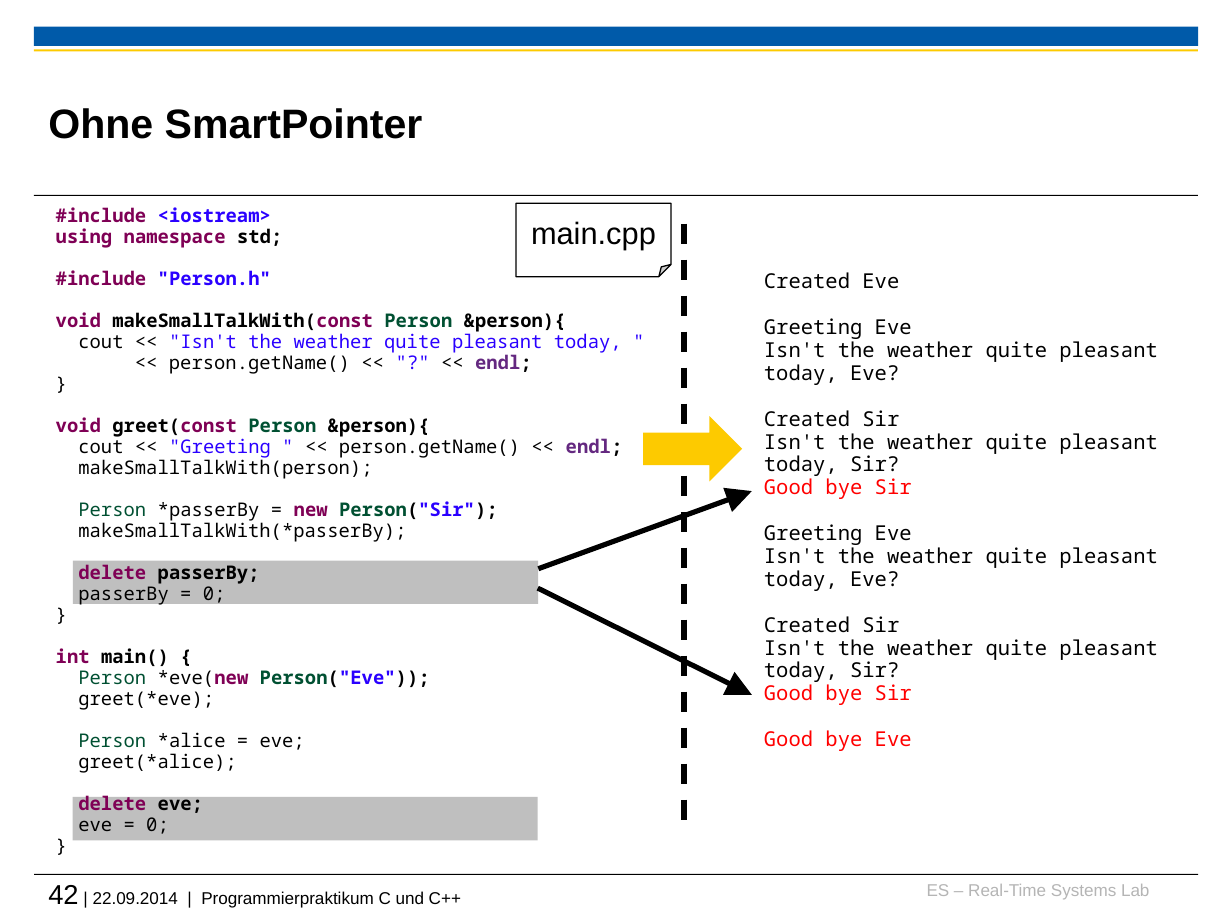
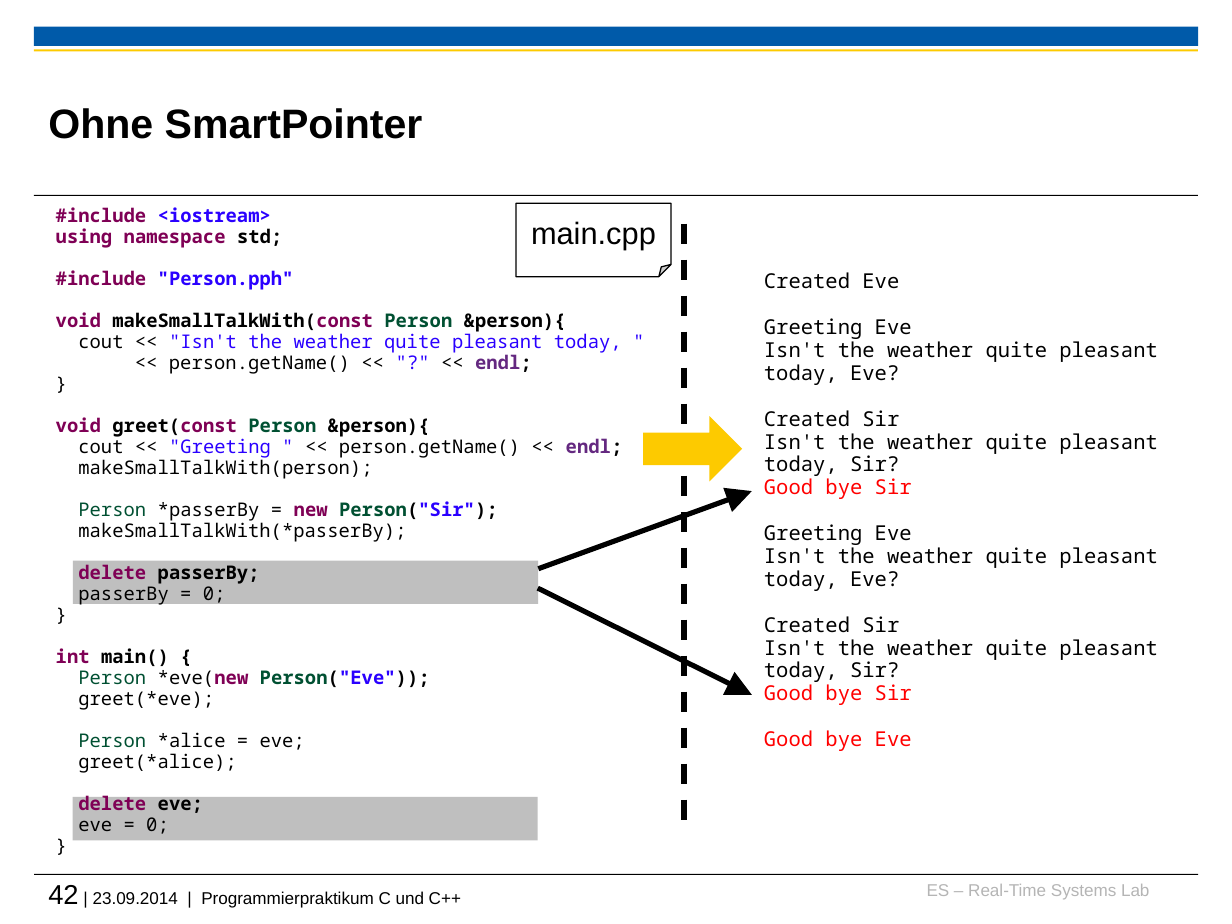
Before and after one commit to h82k/tud-cppp, a slide deck: slide 42 of Vorlesung/2 Speicherverwaltung.pptx. Drawn at 1232x924 pixels with LibreOffice and Linux fonts; fonts in the diff are those of the drawing; background and template pictures are left out. Boxes give left, top, right and bottom in pixels: in the first picture for what was removed or moved away, otherwise in the second. Text is boxed around its words. In the diff, an @@ line names an element or a change of style, - is before the commit and + after.

```diff
--- a/Vorlesung/2 Speicherverwaltung.pptx
+++ b/Vorlesung/2 Speicherverwaltung.pptx
@@ text at (x1=56, y1=270, x2=294, y2=290): text changed @@
-#include "Person.h"
+#include "Person.pph"
@@ text at (x1=48, y1=885, x2=461, y2=908): text changed @@
-42 | 22.09.2014 | Programmierpraktikum C und C++
+42 | 23.09.2014 | Programmierpraktikum C und C++
```
Also in this commit, not shown: 4 other slides changed, 5 other files.
